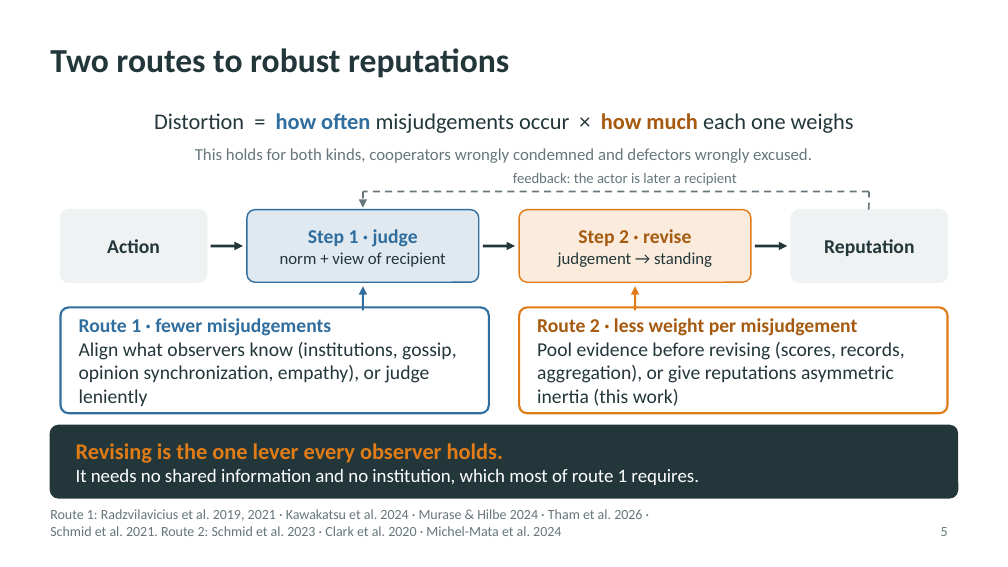
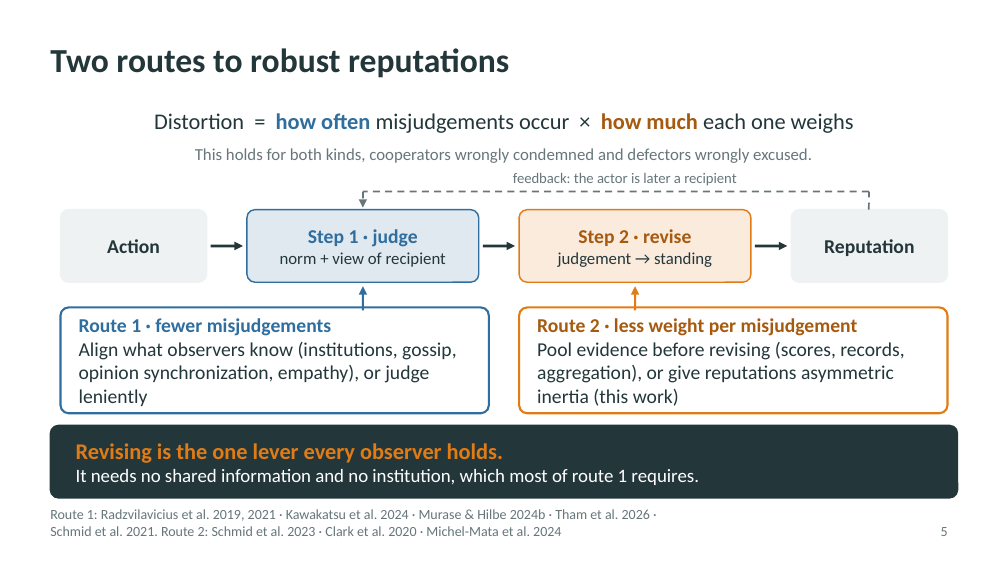
Before and after one commit to JoeWynn7/IR_paper, a slide deck: slide 5 of Slides/IR_motivation_section.pptx. Drawn at 1008x567 pixels with LibreOffice and Linux fonts; fonts in the diff are those of the drawing. Boxes give left, top, right and bottom in pixels: in the first picture for what was removed or moved away, otherwise in the second. Text is boxed around its words. In the diff, an @@ line names an element or a change of style, - is before the commit and + after.

```diff
--- a/Slides/IR_motivation_section.pptx
+++ b/Slides/IR_motivation_section.pptx
@@ text at box(50, 509, 650, 536): text changed @@
-Route 1: Radzvilavicius et al. 2019, 2021 · Kawakatsu et al. 2024 · Murase & Hilbe 2024 · Tham et al. 2026 · Schmid et al. 2021. Route 2: Schmid et al. 2023 · Clark et al. 2020 · Michel-Mata et al. 2024
+Route 1: Radzvilavicius et al. 2019, 2021 · Kawakatsu et al. 2024 · Murase & Hilbe 2024b · Tham et al. 2026 · Schmid et al. 2021. Route 2: Schmid et al. 2023 · Clark et al. 2020 · Michel-Mata et al. 2024
```
Also in this commit, not shown: 1 other slide changed, 5 other files.
